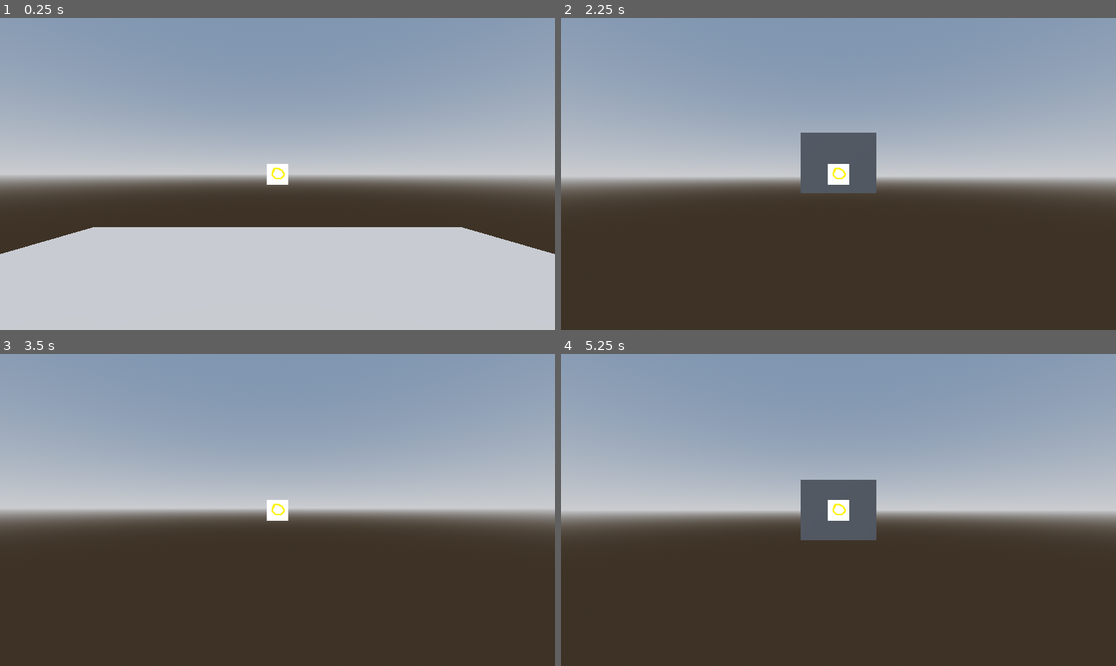
Above: before the commit, frames 1-4 (two rows, left to right).
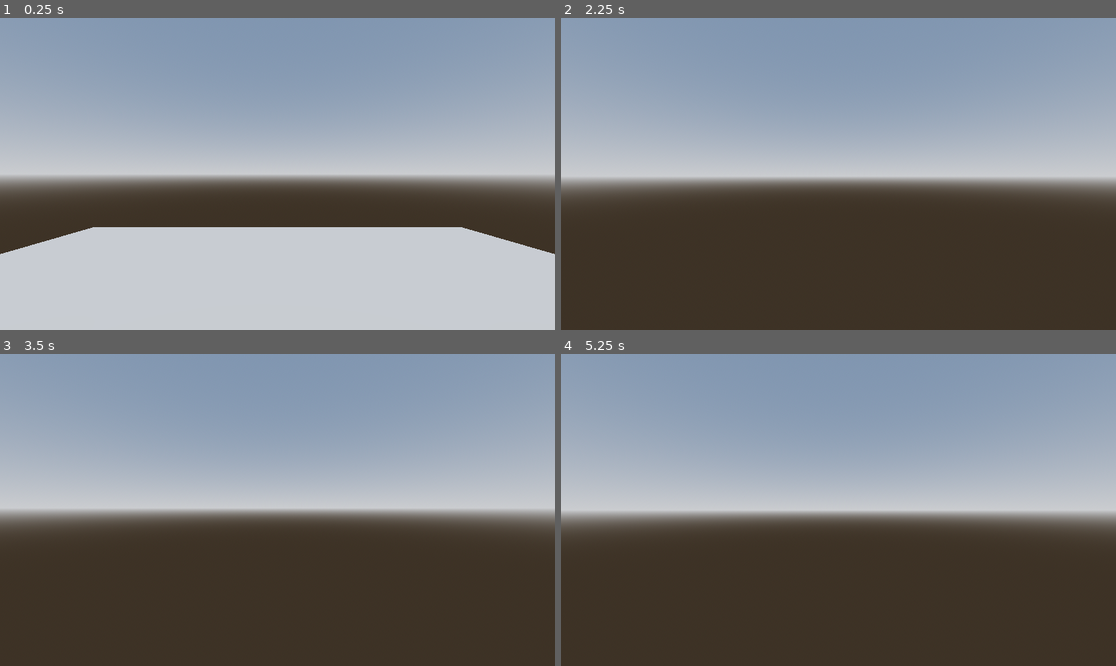
Above: after the commit, the same moments.

Repository: MarGamaDev/wolfenlike
Game: Godot game, scene res://Player/player test/player_test.tscn
Two runs of this game, one before a commit and one after it. Both use one fixed random seed, a clock stepped at 60 frames per second and the inputs below. The project has no main scene, so this scene is started directly.
Inputs (mouse positions are in pixels of both pictures, inside the frame that each line leads up to):
- Up to frame 1 (0.25 s): no input
- Up to frame 2 (2.25 s): tap Enter at 0.5 s; move the mouse to (866, 174) at 0.52 s; hold W (player_forward) from 0.53 s (still down); click (866, 174) at 0.6 s; move the mouse to (810, 174) at 1.27 s; tap Space (space) at 1.35, 2 s; move the mouse to (849, 167) at 2.02 s; click (849, 167) at 2.1 s
- Up to frame 3 (3.5 s): keep holding W (player_forward); tap Enter at 2.75 s; move the mouse to (271, 516) at 2.77 s; tap Space (space) at 2.85 s
- Up to frame 4 (5.25 s): keep holding W (player_forward); tap Space (space) at 3.5, 4.35, 5 s; move the mouse to (877, 513) at 3.52 s; click (877, 513) at 3.6 s; tap Enter at 4.25 s; move the mouse to (794, 506) at 4.27 s; move the mouse to (844, 510) at 5.02 s; click (844, 510) at 5.1 s

The runs differ from the first frame. In frame 1, 0.3% of the frame differs, in the area x 48-52%, y 46-54%; in frame 2, 2.5%; in frame 3, 0.3%; in frame 4, 2.6%, in the area x 43-57%, y 40-60%.

Commit message:
bishop done, queen is wip

Diff:
--- a/Player/Forms/bishop_form.gd
+++ b/Player/Forms/bishop_form.gd
@@ -2,6 +2,12 @@
 
 @export var diagonal_move_boost : float = 2.0
 @export var cardinal_move_penalty : float = 0.5
+
+func initialize(set_player : Player) -> void:
+	super(set_player)
+	weapon = load("res://Player/weapons/bishop_sniper.tscn").instantiate()
+	player.get_weapon_holder().add_child(weapon)
+
 
 func handle_directional_input(input_vector : Vector2, delta : float) -> void:
 	super(input_vector, delta)
--- a/Player/Forms/queen_form.gd
+++ b/Player/Forms/queen_form.gd
@@ -1,6 +1,11 @@
 class_name QueenForm extends PlayerForm
 
 @export var queen_movement_boost : float = 2.0
+
+func initialize(set_player : Player) -> void:
+	super(set_player)
+	weapon = load("res://Player/weapons/queen_shotgun.tscn").instantiate()
+	player.get_weapon_holder().add_child(weapon)
 
 func handle_directional_input(input_vector : Vector2, delta : float) -> void:
 	super(input_vector, delta)
--- a/Player/player test/player_test.tscn
+++ b/Player/player test/player_test.tscn
@@ -31,7 +31,7 @@
 
 [node name="Player" parent="." unique_id=590664996 instance=ExtResource("1_r0ush")]
 transform = Transform3D(1, 0, 0, 0, 1, 0, 0, 0, 1, 0, 1.8187981, 0)
-test_form = 2
+test_form = 5
 
 [node name="CSGBox3D" type="CSGBox3D" parent="." unique_id=678165903]
 use_collision = true
@@ -41,7 +41,7 @@
 transform = Transform3D(1, 0, 0, 0, -0.064671695, 0.99790657, 0, -0.99790657, -0.064671695, 0, 6.321272, 0)
 
 [node name="RigidBody3D" type="RigidBody3D" parent="." unique_id=1373109774 groups=["enemy"]]
-transform = Transform3D(1, 0, 0, 0, 1, 0, 0, 0, 1, 0, 2, 4)
+transform = Transform3D(1, 0, 0, 0, 1, 0, 0, 0, 1, 0, 2, 3.1378477)
 collision_layer = 2
 collision_mask = 3
 gravity_scale = 0.0
@@ -54,7 +54,22 @@
 [node name="MeshInstance3D" type="MeshInstance3D" parent="RigidBody3D" unique_id=1882261697 groups=["enemy"]]
 mesh = SubResource("CapsuleMesh_40dfu")
 
+[node name="RigidBody3D2" type="RigidBody3D" parent="." unique_id=1953240125 groups=["enemy"]]
+transform = Transform3D(1, 0, 0, 0, 1, 0, 0, 0, 1, 0, 2, 5.7059784)
+collision_layer = 2
+collision_mask = 3
+gravity_scale = 0.0
+freeze = true
+script = ExtResource("2_f35bt")
+
+[node name="CollisionShape3D" type="CollisionShape3D" parent="RigidBody3D2" unique_id=1366212322 groups=["enemy"]]
+shape = SubResource("CapsuleShape3D_r0ush")
+
+[node name="MeshInstance3D" type="MeshInstance3D" parent="RigidBody3D2" unique_id=1350557590 groups=["enemy"]]
+mesh = SubResource("CapsuleMesh_40dfu")
+
 [node name="temp ui" type="Control" parent="." unique_id=330087350]
+visible = false
 layout_mode = 3
 anchors_preset = 15
 anchor_right = 1.0
--- /dev/null
+++ b/Player/weapons/bishop_sniper.gd
@@ -0,0 +1,16 @@
+class_name BishopSniper extends PlayerWeapon
+
+@onready var aim_ray : RayCast3D = $RayCast3D
+
+func shoot() -> void:
+	var objects_collided : Array[Object] = []
+	while aim_ray.is_colliding():
+		var next_object = aim_ray.get_collider()
+		objects_collided.append(next_object)
+		aim_ray.add_exception(next_object)
+		aim_ray.force_raycast_update()
+
+	for object in objects_collided:
+		aim_ray.remove_exception(object)
+		if object.is_in_group("enemy"):
+			object.on_hit()
--- /dev/null
+++ b/Player/weapons/bishop_sniper.tscn
@@ -0,0 +1,11 @@
+[gd_scene format=3 uid="uid://orwg6bkbrr2b"]
+
+[ext_resource type="Script" uid="uid://cgl72toktieh7" path="res://Player/weapons/bishop_sniper.gd" id="1_18itn"]
+
+[node name="BishopSniper" type="Node3D" unique_id=1203941005]
+script = ExtResource("1_18itn")
+metadata/_custom_type_script = "uid://cgl72toktieh7"
+
+[node name="RayCast3D" type="RayCast3D" parent="." unique_id=1400010691]
+target_position = Vector3(0, 0, -20)
+collision_mask = 2
--- /dev/null
+++ b/Player/weapons/queen_shotgun.gd
@@ -0,0 +1,26 @@
+class_name QueenShotgun extends PlayerWeapon
+
+@onready var raycasts : Array[RayCast3D] = []
+@onready var shot_point : Node3D = $ShotPoint
+
+@export var number_of_shots : int = 3
+@export var x_spread : float = 5
+@export var y_spread : float = 5
+
+func shoot():
+	raycasts = []
+	for i in range(0, 3):
+		var new_cast : RayCast3D = RayCast3D.new()
+		raycasts.append(new_cast)
+		shot_point.add_child(new_cast)
+		new_cast.set_collision_mask_value(2, true)
+		new_cast.target_position = Vector3(randf_range(-x_spread,x_spread),randf_range(-y_spread,y_spread),-20.0)
+
+	for ray in raycasts:
+		if ray.is_colliding():
+			if ray.get_collider().is_in_group("enemy"):
+				ray.get_collider().on_hit()
+
+	raycasts[2].queue_free()
+	raycasts[1].queue_free()
+	raycasts[0].queue_free()
--- /dev/null
+++ b/Player/weapons/queen_shotgun.tscn
@@ -0,0 +1,10 @@
+[gd_scene format=3 uid="uid://dw27t8kyykdvd"]
+
+[ext_resource type="Script" uid="uid://2wqgw7ggldur" path="res://Player/weapons/queen_shotgun.gd" id="1_g65ff"]
+
+[node name="QueenShotgun" type="Node3D" unique_id=1343731258]
+script = ExtResource("1_g65ff")
+metadata/_custom_type_script = "uid://2wqgw7ggldur"
+
+[node name="ShotPoint" type="Node3D" parent="." unique_id=103948402]
+transform = Transform3D(1, 0, 0, 0, 1, 0, 0, 0, 1, 0, 0, -0.34062254)
Not shown, added: Player/weapons/bishop_sniper.gd.uid
Not shown, added: Player/weapons/queen_shotgun.gd.uid
